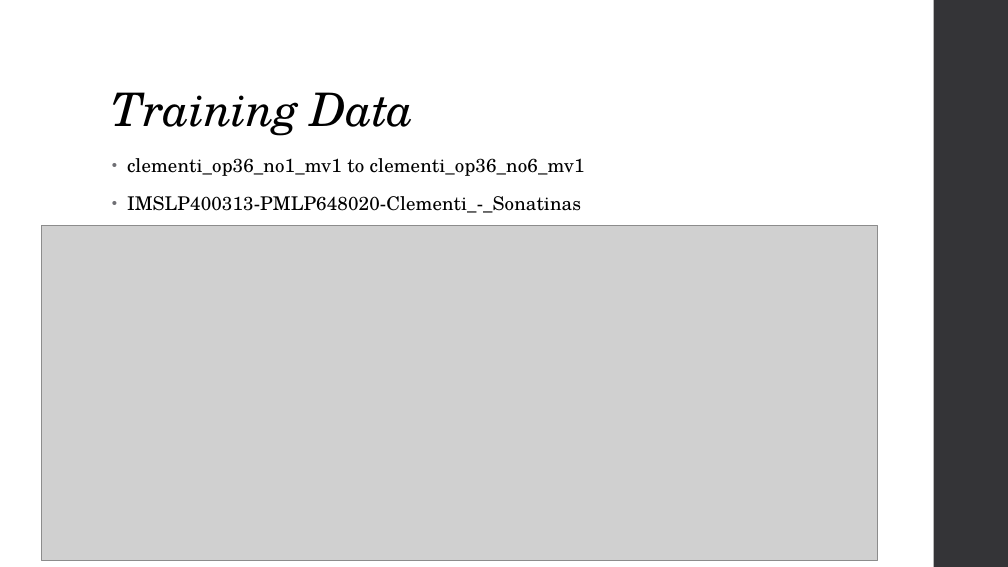
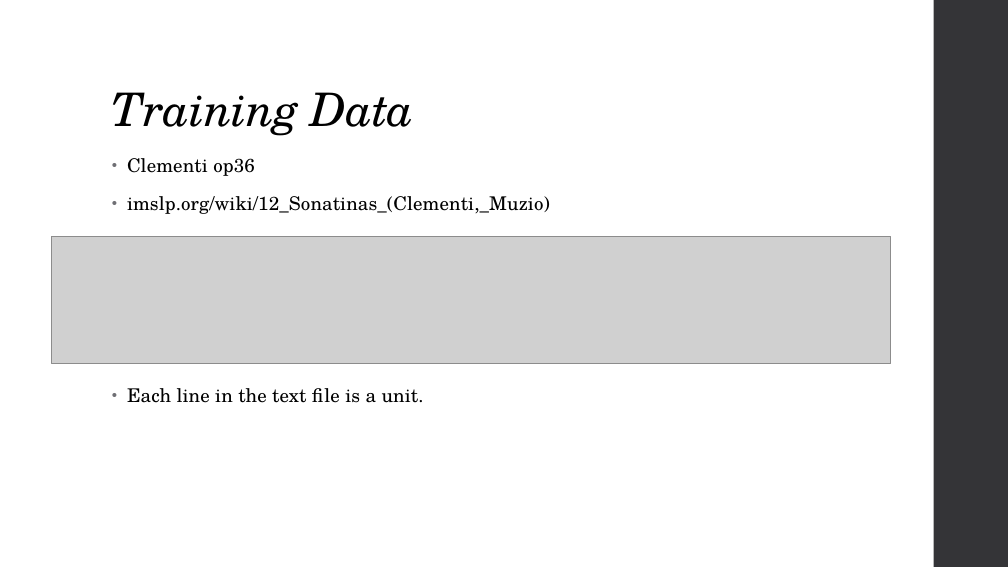
Before and after one commit to Rajon010/MD2016_Final, a slide deck: slide 4 of presentation.pptx. Drawn at 1008x567 pixels with LibreOffice and Linux fonts; fonts in the diff are those of the drawing; grey boxes stand for pictures. Boxes give left, top, right and bottom in pixels: in the first picture for what was removed or moved away, otherwise in the second. Text is boxed around its words. In the diff, an @@ line names an element or a change of style, - is before the commit and + after.

Commit message:
ppt

```diff
--- a/presentation.pptx
+++ b/presentation.pptx
@@ text at <box>127,158,550,403</box>: text changed @@
-• clementi_op36_no1_mv1 to clementi_op36_no6_mv1
-• IMSLP400313-PMLP648020-Clementi_-_Sonatinas
+• Clementi op36
+• imslp.org/wiki/12_Sonatinas_(Clementi,_Muzio)
+• Each line in the text file is a unit.
@@ picture removed at <box>42,226,878,561</box> @@
@@ picture added at <box>51,236,892,364</box> @@
```
Also in this commit, not shown: 1 other slide changed, 5 slides added, 2 slides removed.
